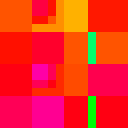
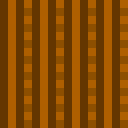
Comparing the layer stacks of the two 128x128 images. Changes:
renamed "Layer #2" to "Visible", showed it, painted on it over 0, 0, 128, 128
painted on "Layer #3" over 0, 0, 128, 128
